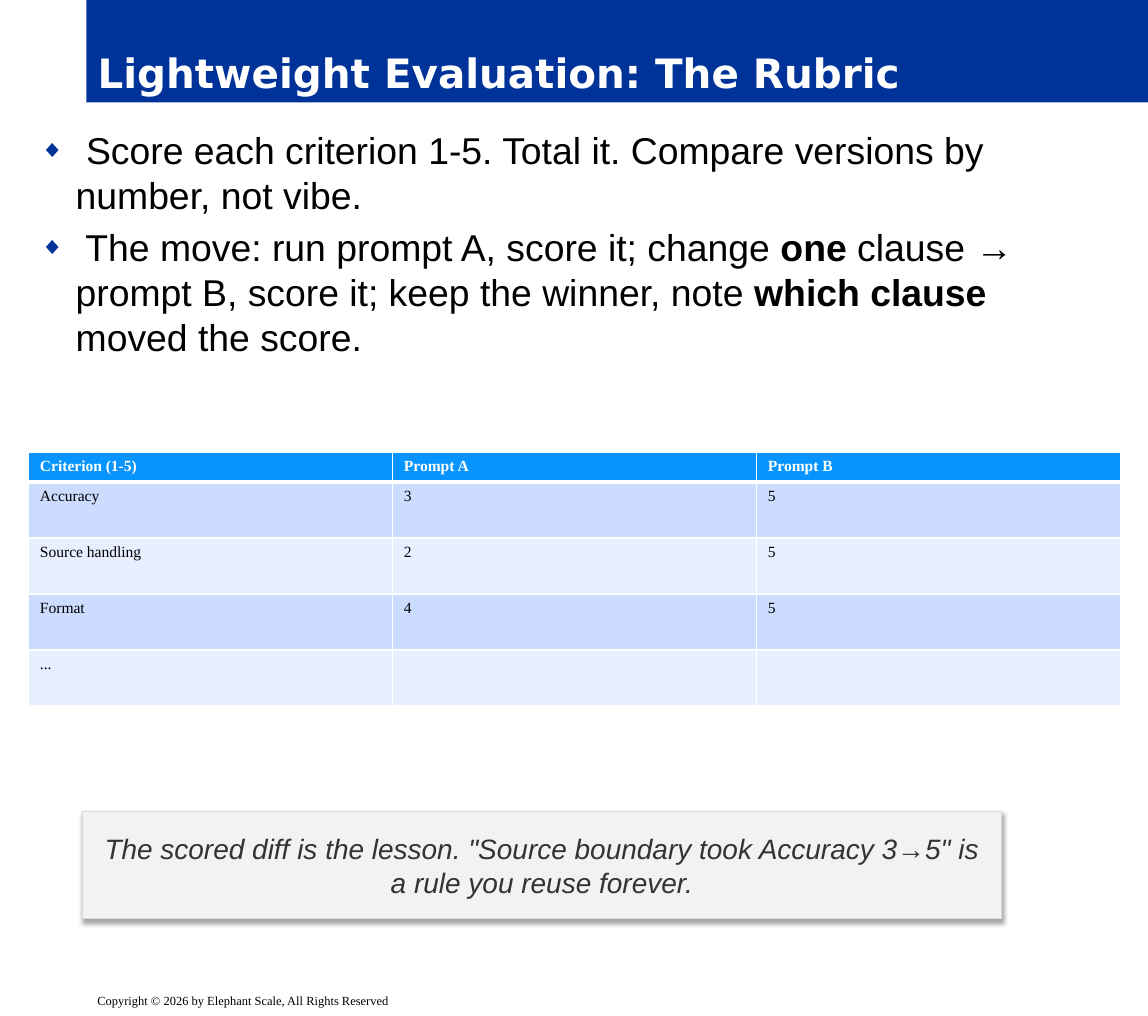
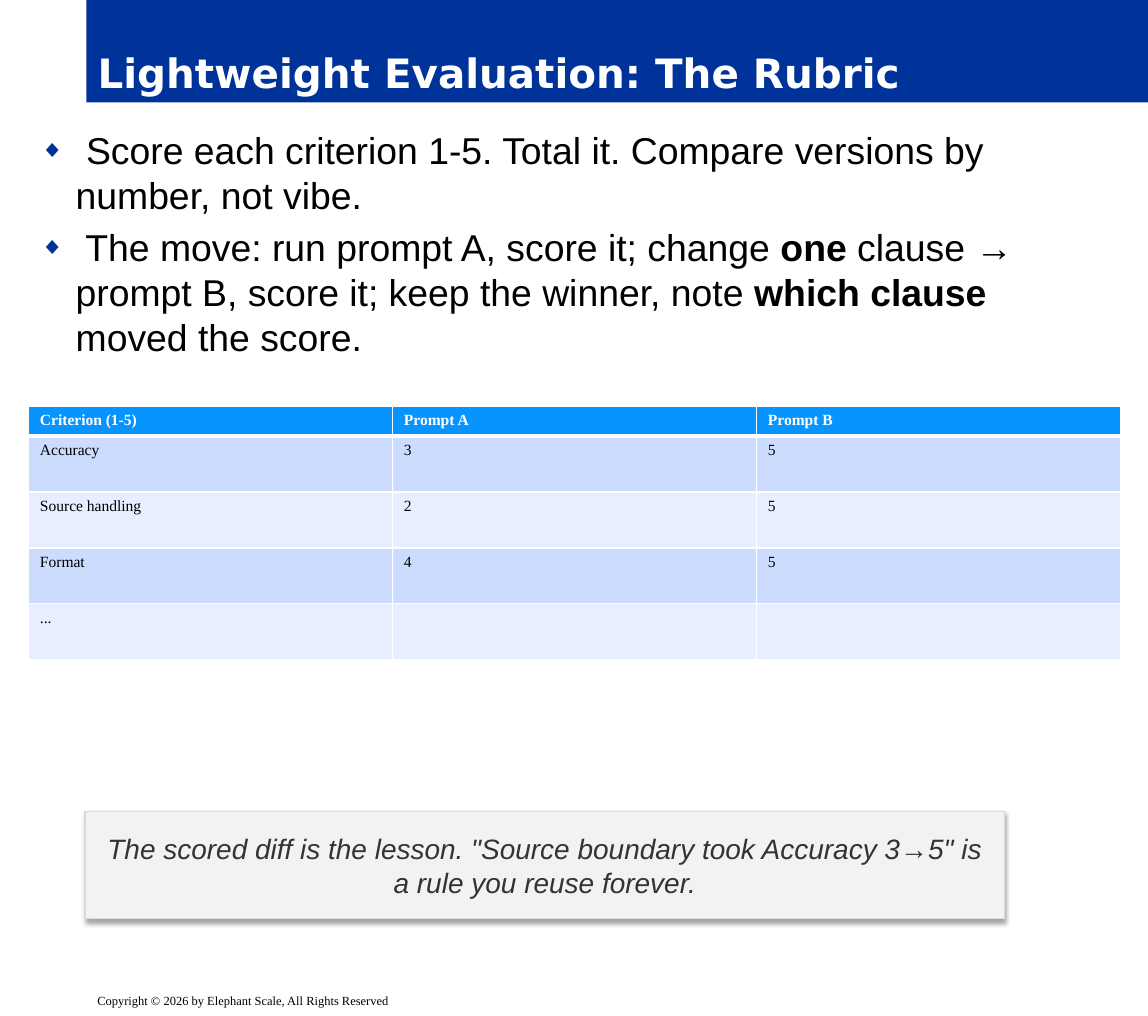
Before and after one commit to elephantscale/Prompt_Engineering_for_Business_Professionals, a slide deck: slide 5 of slides/release/05-testing-evaluating.pptx. Drawn at 1148x1016 pixels with LibreOffice and Linux fonts; fonts in the diff are those of the drawing; background and template pictures are left out. Boxes give left, top, right and bottom in pixels: in the first picture for what was removed or moved away, otherwise in the second. Text is boxed around its words. In the diff, an @@ line names an element or a change of style, - is before the commit and + after.

```diff
--- a/slides/release/05-testing-evaluating.pptx
+++ b/slides/release/05-testing-evaluating.pptx
@@ table: place and size @@
-table at [29,452,1121,721]
+table at [29,407,1121,675]
@@ rectangle "The scored diff is the ...": place and size @@
-rectangle "The scored diff is the ..." at [82,812,1001,920]
+rectangle "The scored diff is the ..." at [85,812,1005,920]
```
Also in this commit, not shown: 8 other slides changed, 3 other files.
